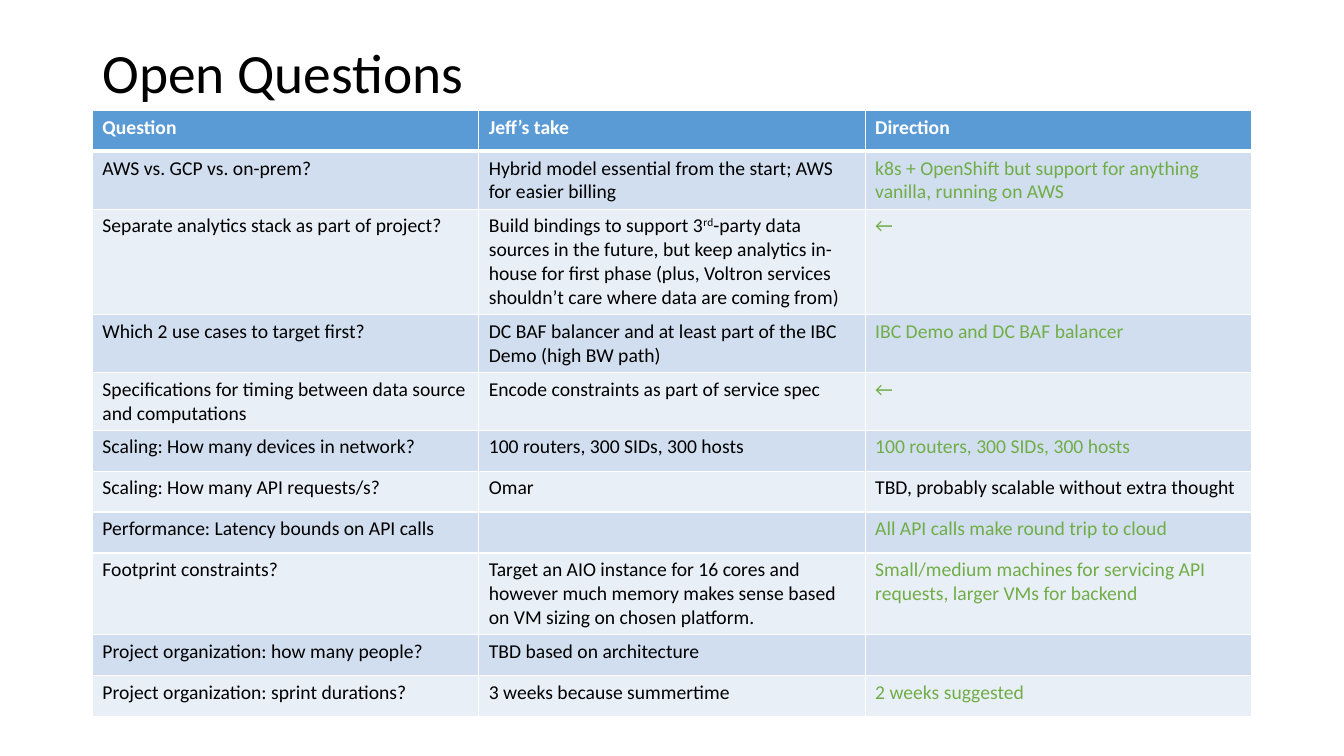
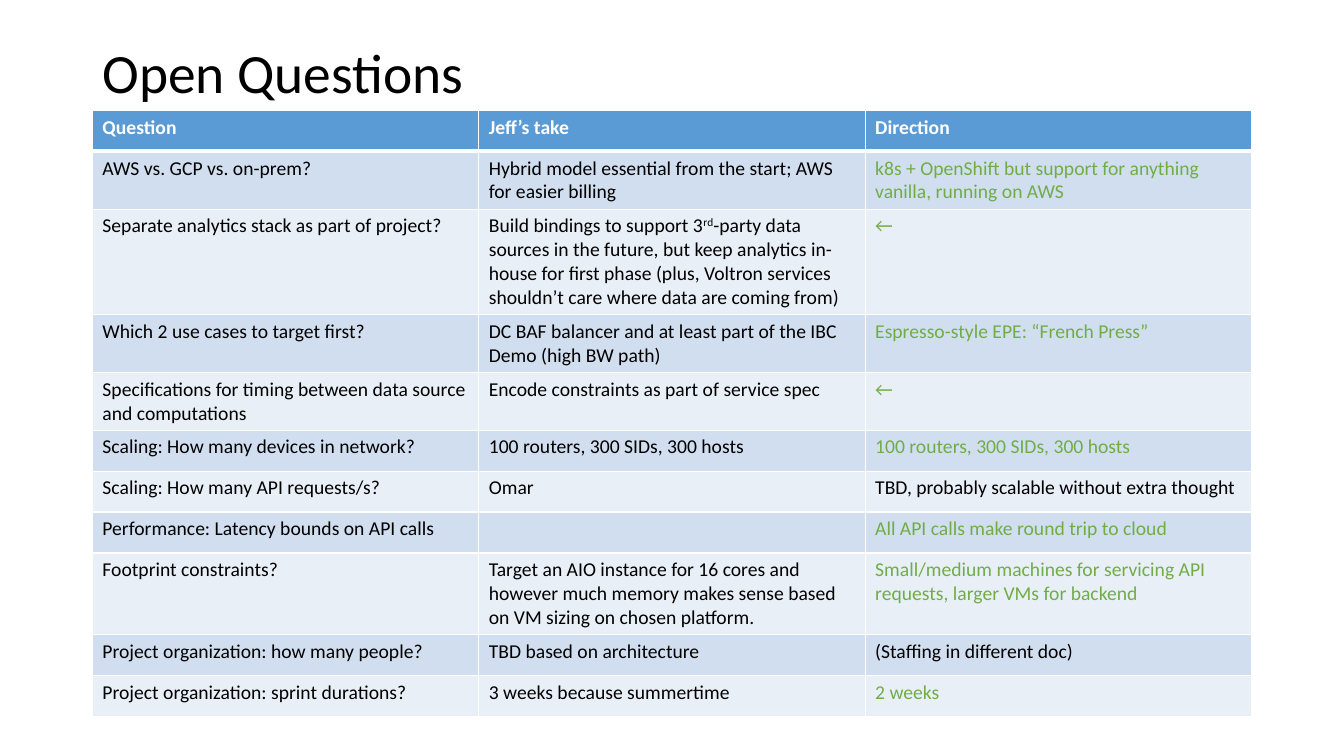
Before and after one commit to cisco-open/jalapeno, a slide deck: slide 3 of docs/planning-kickoff.pptx. Drawn at 1344x756 pixels with LibreOffice and Linux fonts; fonts in the diff are those of the drawing. Boxes give left, top, right and bottom in pixels: in the first picture for what was removed or moved away, otherwise in the second. Text is boxed around its words. In the diff, an @@ line names an element or a change of style, - is before the commit and + after.

Commit message:
Updated most answers to open questions for posterity

```diff
--- a/docs/planning-kickoff.pptx
+++ b/docs/planning-kickoff.pptx
@@ table at [93, 111, 1251, 713] @@
-row 4, column 3: IBC Demo and DC BAF balancer
+row 4, column 3: Espresso-style EPE: “French Press”
-row 10, column 3: 
+row 10, column 3: (Staffing in different doc)
-row 11, column 3: 2 weeks suggested
+row 11, column 3: 2 weeks
```
Also in this commit, not shown: 1 other slide changed.
